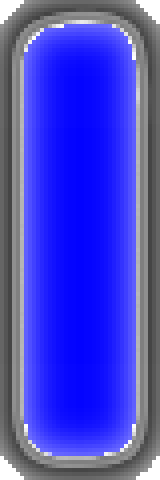
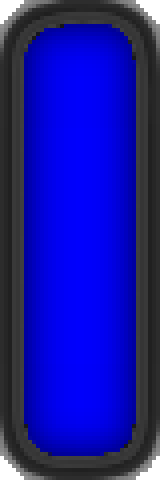
The second (160, 480) image is a revision of the first. Changes to its layers:
added layer "Nowa warstwa" over [0, 0, 160, 480]
